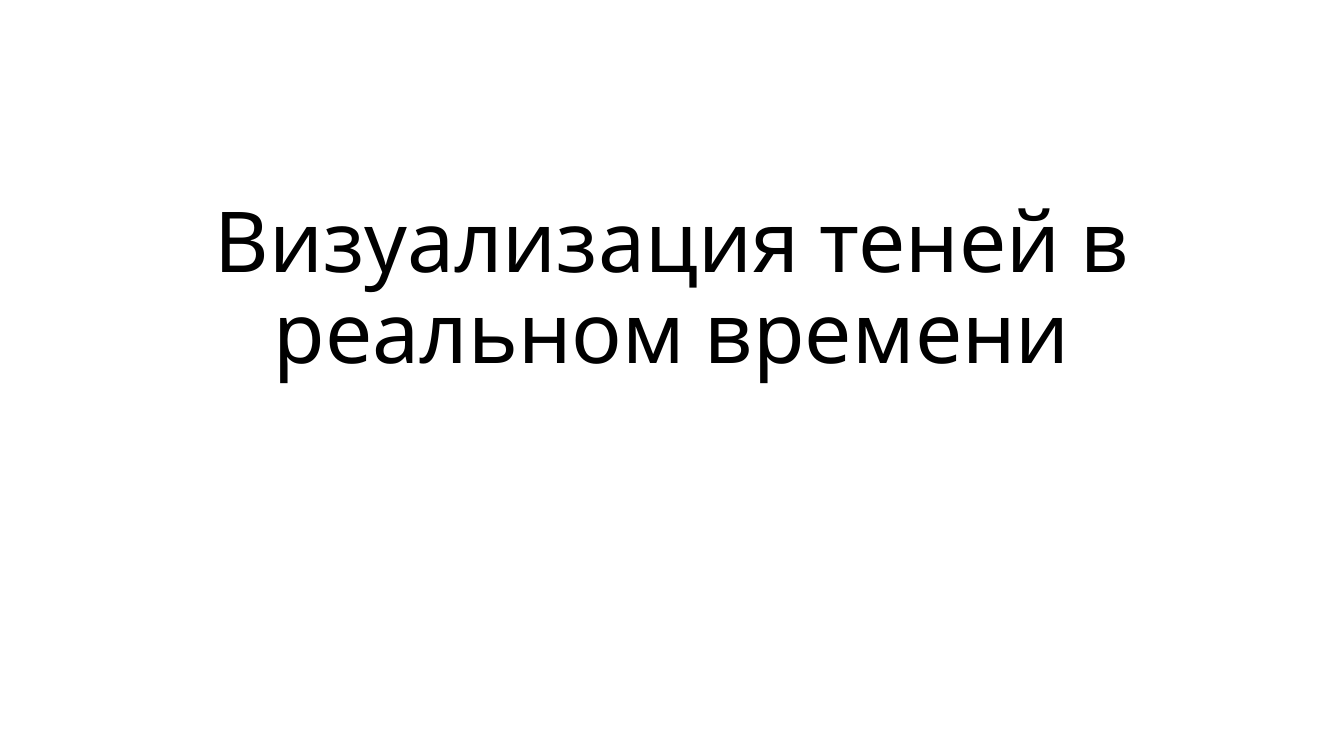
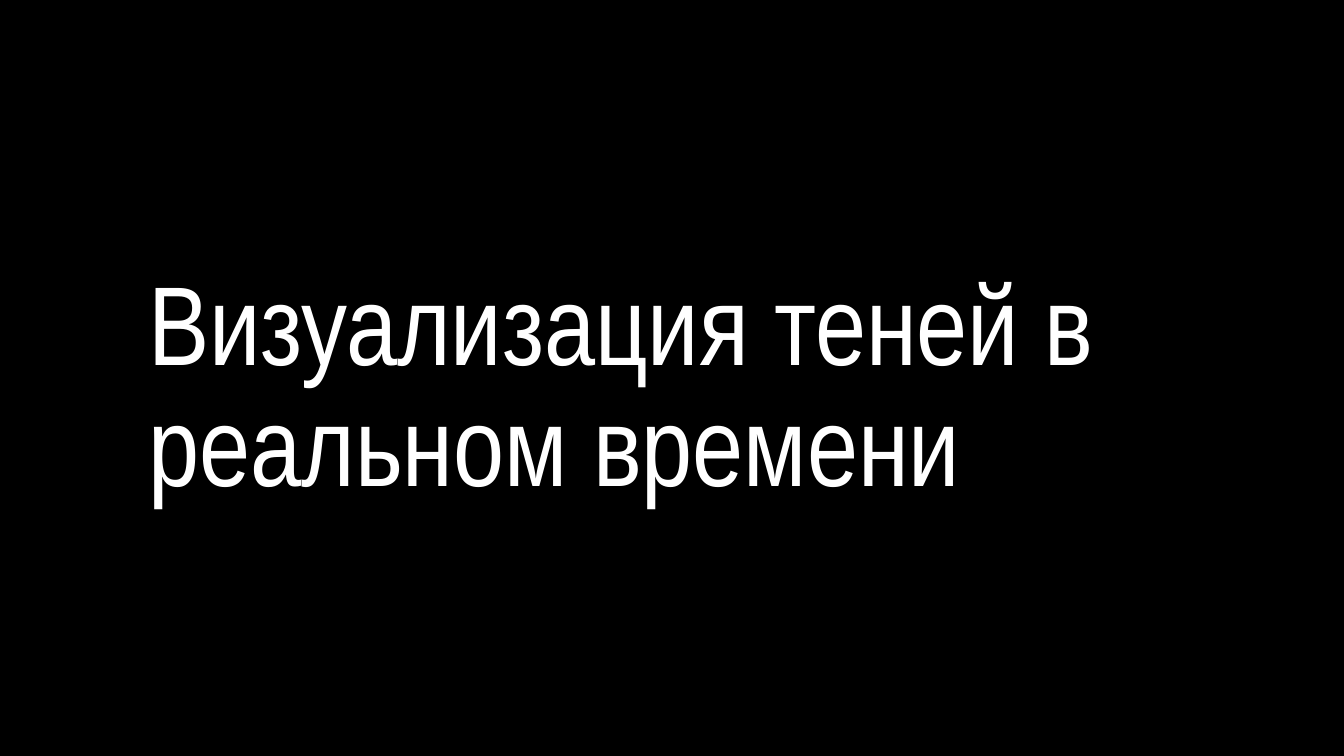
Before and after one commit to alexey-malov/cg-course, a slide deck: slide 1 of lectures/10 - Визуализация теней.pptx. Drawn at 1344x756 pixels with LibreOffice and Linux fonts; fonts in the diff are those of the drawing; background and template pictures are left out. Boxes give left, top, right and bottom in pixels: in the first picture for what was removed or moved away, otherwise in the second. Text is boxed around its words. In the diff, an @@ line names an element or a change of style, - is before the commit and + after.

Commit message:
Обновлены лекции

```diff
--- a/lectures/10 - Визуализация теней.pptx
+++ b/lectures/10 - Визуализация теней.pptx
@@ background #FFFFFF to picture (left out) @@
@@ title "Визуализация теней в реальном времени": place and size @@
-title "Визуализация теней в реальном времени" at [214,208,1129,383]
+title "Визуализация теней в реальном времени" at [148,282,1094,507]
@@ title "Визуализация теней в реальном времени" at [148,282,1094,507]: size 60 to 80 pt, font Karla to Arial Narrow, text colour #000000 to #FFFFFF; alignment centre to left @@
```
